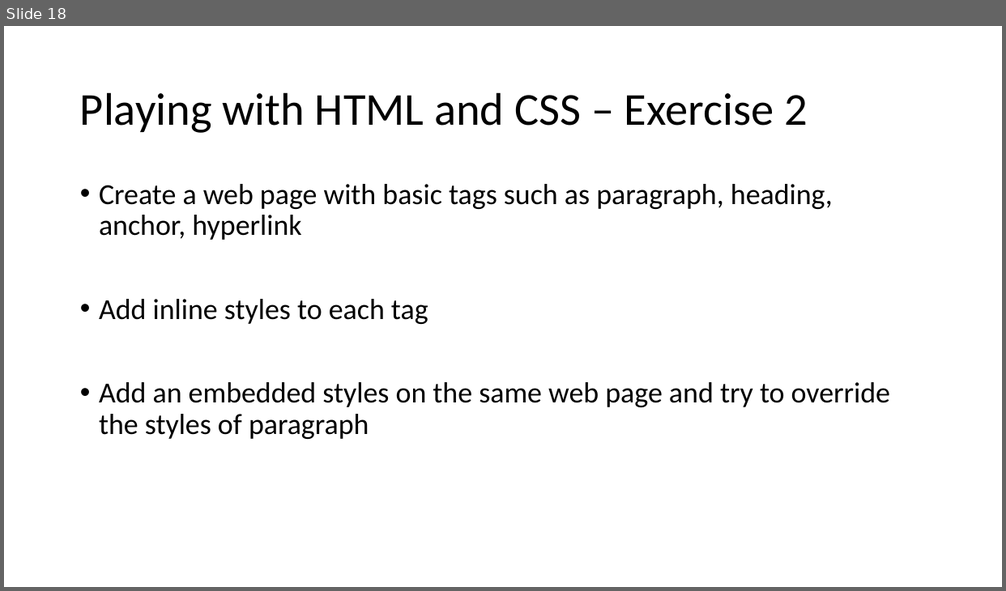
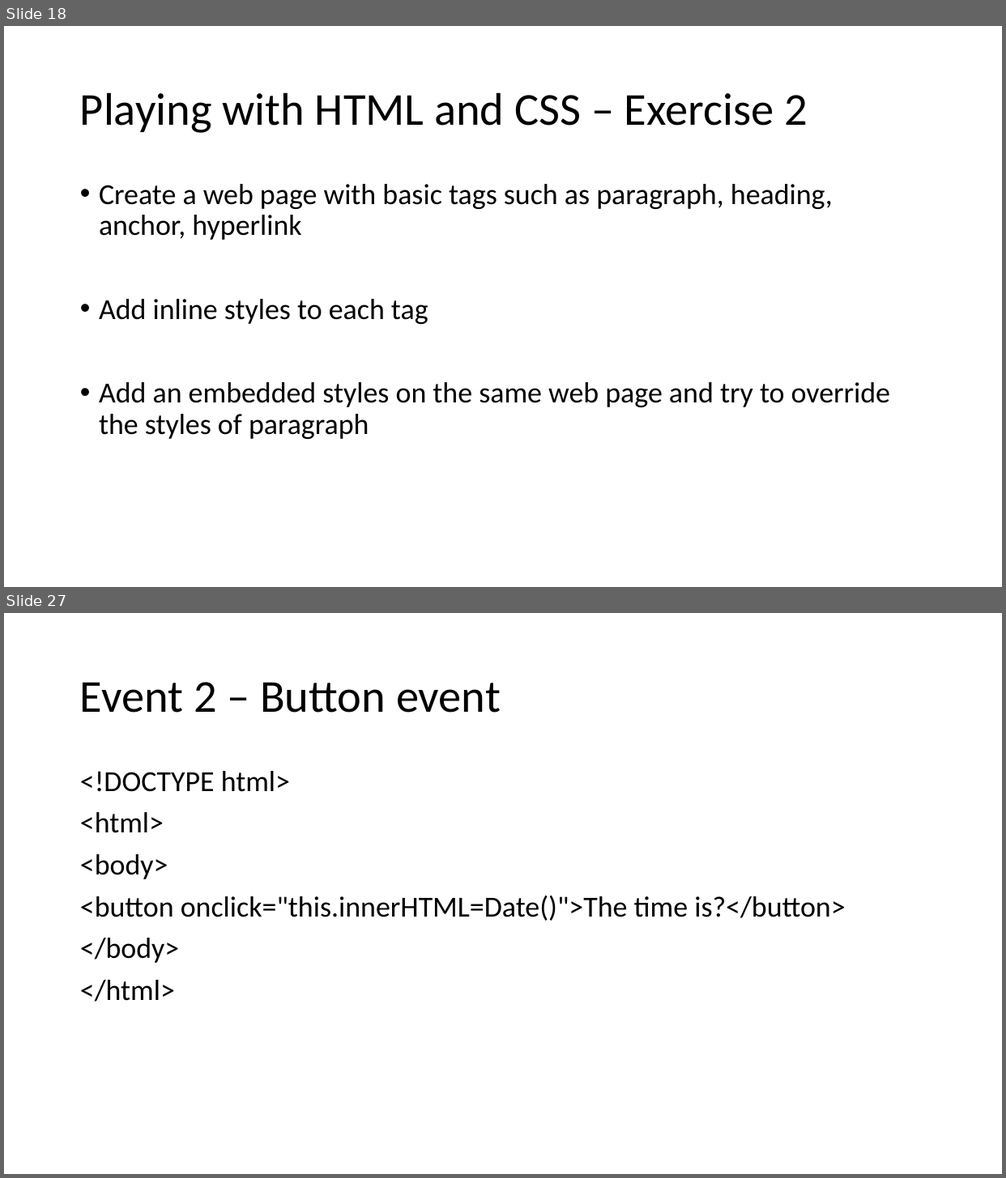
Before and after one commit to sibichakkaravarthy/CSE4004--WebTechnologies, a slide deck: WT_LAB.pptx. Shown one above the other, each under a label of ours: slide 18 before the commit, slides 18 and 27 after it; the slides between them are not shown. The pictures are 1006x591 and 1006x1178 pixels, drawn with LibreOffice and Linux fonts; fonts in the diff are those of the drawing. Boxes give left, top, right and bottom in pixels: in the first picture for what was removed or moved away, otherwise in the second. Text is boxed around its words. In the diff, an @@ line names an element or a change of style, - is before the commit and + after.

```diff
--- a/WT_LAB.pptx
+++ b/WT_LAB.pptx
@@ slide 27 added at bbox=[4, 613, 1002, 1174], background #FFFFFF @@
@@ title added at bbox=[80, 682, 501, 713], 44 pt, text #000000 @@
+Event 2 – Button event
@@ text added at bbox=[80, 771, 845, 1002], 28 pt, text #000000 @@
+<!DOCTYPE html>
+<html>
+<body>
+<button onclick="this.innerHTML=Date()">The time is?</button>
+</body>
+</html>
```
Also in this commit, not shown: 17 other slides added.
